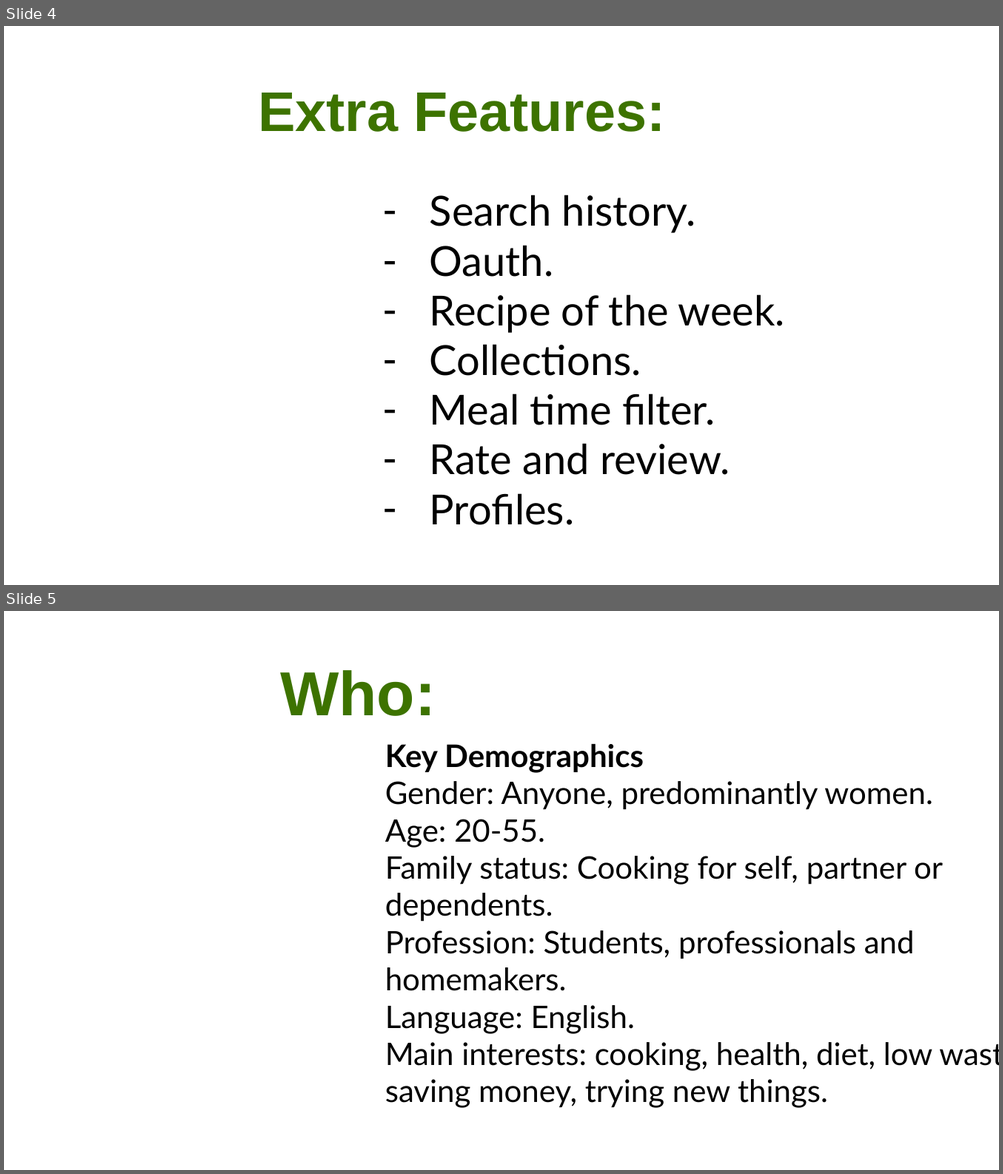
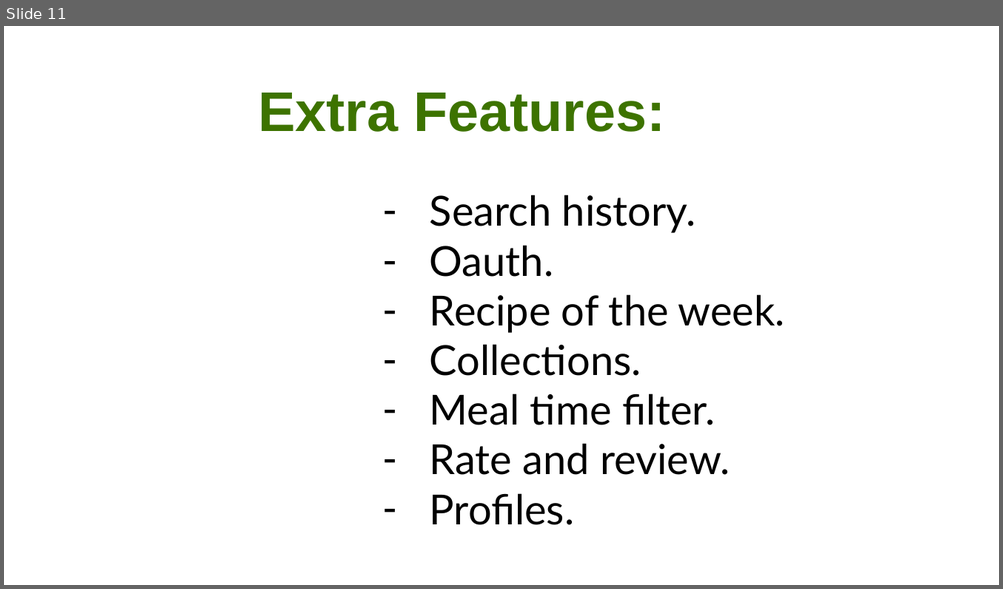
Before and after one commit to CA-MERN/MERN-Part-A-Docs, a slide deck: Presentation1.pptx. Shown one above the other, each under a label of ours: slides 4 and 5 before the commit, slide 11 after it. The pictures are 1003x1174 and 1003x589 pixels, drawn with LibreOffice and Linux fonts; fonts in the diff are those of the drawing; background and template pictures are left out. Boxes give left, top, right and bottom in pixels: in the first picture for what was removed or moved away, otherwise in the second. Text is boxed around its words. In the diff, an @@ line names an element or a change of style, - is before the commit and + after.

```diff
--- a/Presentation1.pptx
+++ b/Presentation1.pptx
@@ slide 5 removed at bbox=[4, 611, 999, 1170], background picture (left out) @@
@@ title removed at bbox=[280, 670, 435, 716] @@
-Who:
@@ text removed at bbox=[385, 743, 942, 1108] @@
-Key Demographics
-Gender: Anyone, predominantly women.
-Age: 20-55.
-Family status: Cooking for self, partner or
-dependents.
-Profession: Students, professionals and
-homemakers.
-Language: English.
-Main interests: cooking, health, diet, low waste,
-saving money, trying new things.
@@ what was slide 4 is now slide 11 @@
```
Also in this commit, not shown: 3 slides changed, 12 slides added, 7 other slides removed.
